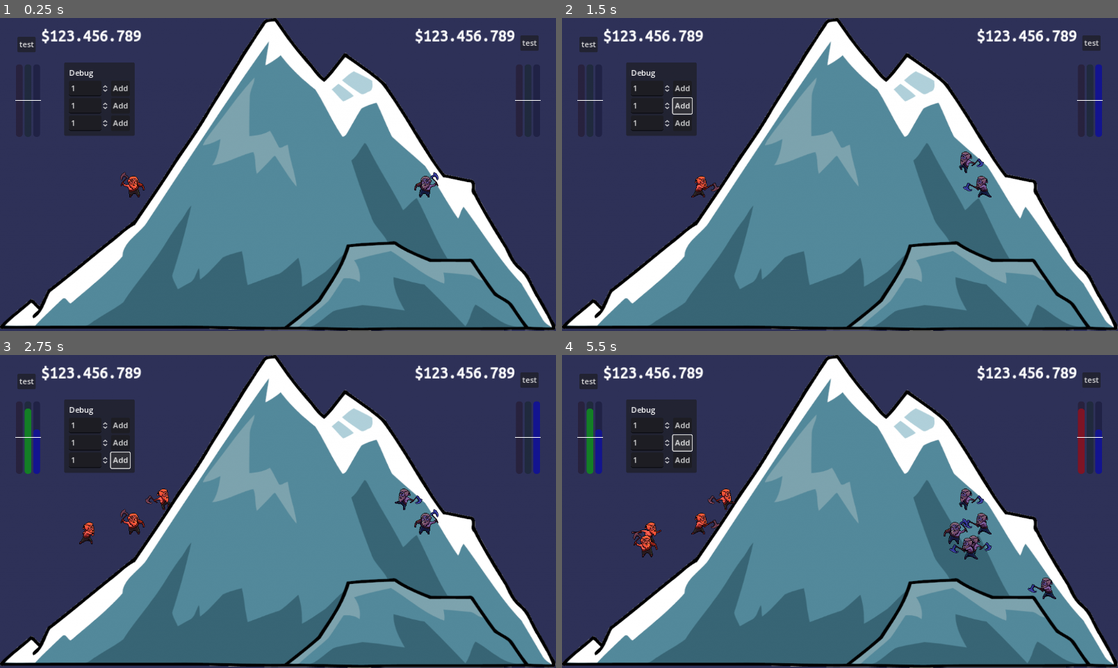
Above: before the commit, frames 1-4 (two rows, left to right).
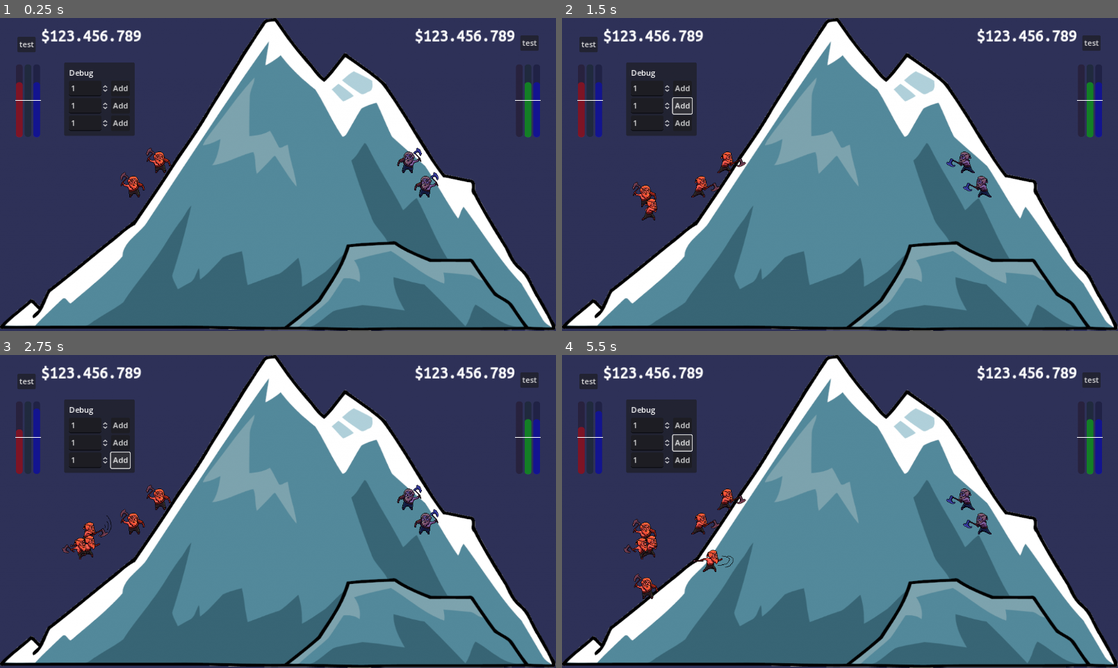
Above: after the commit, the same moments.

Repository: kwint/nfc-card-game
Game: Godot game, scene res://Scenes/Dashboard.tscn
Same seed, same stepped clock (60 frames per second), same inputs: the game is played once before the commit and once after it.
Inputs:
- Up to frame 1 (0.25 s): no input
- Up to frame 2 (1.5 s): click "Add" at 0.5 s; click "Add" at 1.25 s
- Up to frame 3 (2.75 s): click "Add" at 2 s
- Up to frame 4 (5.5 s): click "test" at 2.75 s; click "test" at 3.5 s; click "Add" at 4.25 s; click "Add" at 5 s

The runs differ from the first frame. In frame 1, 1.2% of the frame differs, in the area x 2-98%, y 20-50%; in frame 2, 1.3%; in frame 3, 1.5%; in frame 4, 2.7%, in the area x 2-98%, y 17-78%.

Commit message:
Improve game controller routing, add debug menu

Diff:
--- a/dashboard/Scenes/Dashboard.tscn
+++ b/dashboard/Scenes/Dashboard.tscn
@@ -1,11 +1,12 @@
-[gd_scene load_steps=8 format=3 uid="uid://ca1ddejybbu0g"]
+[gd_scene load_steps=9 format=3 uid="uid://ca1ddejybbu0g"]
 
 [ext_resource type="Texture2D" uid="uid://spx3oh7upq1v" path="res://Sprites/mountain.png" id="1_tusvk"]
 [ext_resource type="Script" path="res://Scripts/GameController.gd" id="1_y0gn5"]
 [ext_resource type="Theme" uid="uid://n2sj11gmuqmo" path="res://Themes/Money font.tres" id="2_1f4xi"]
 [ext_resource type="Script" path="res://Scripts/MinerGrid.gd" id="3_gpr4m"]
 [ext_resource type="PackedScene" uid="uid://c223vha4r3wq7" path="res://Scenes/Levels.tscn" id="3_oc27c"]
-[ext_resource type="Script" path="res://Scripts/DebugPanel.gd" id="5_c15vj"]
+[ext_resource type="Script" path="res://Scripts/Debug/Panel.gd" id="5_c15vj"]
+[ext_resource type="Script" path="res://Scripts/Debug/AddMiners.gd" id="6_gq5dx"]
 
 [sub_resource type="StyleBoxTexture" id="StyleBoxTexture_w6uij"]
 
@@ -133,44 +134,46 @@
 theme_override_constants/margin_right = 10
 theme_override_constants/margin_bottom = 10
 
-[node name="VSplitContainer" type="GridContainer" parent="Viewport/DebugPanel/MarginContainer"]
+[node name="AddMiners" type="GridContainer" parent="Viewport/DebugPanel/MarginContainer" node_paths=PackedStringArray("game_controller")]
 layout_mode = 2
 columns = 2
-
-[node name="Label" type="Label" parent="Viewport/DebugPanel/MarginContainer/VSplitContainer"]
+script = ExtResource("6_gq5dx")
+game_controller = NodePath("../../../../GameController")
+
+[node name="Label" type="Label" parent="Viewport/DebugPanel/MarginContainer/AddMiners"]
 layout_mode = 2
 text = "Debug"
 
-[node name="Control" type="Control" parent="Viewport/DebugPanel/MarginContainer/VSplitContainer"]
-layout_mode = 2
-
-[node name="SpinBox" type="SpinBox" parent="Viewport/DebugPanel/MarginContainer/VSplitContainer"]
+[node name="Control" type="Control" parent="Viewport/DebugPanel/MarginContainer/AddMiners"]
+layout_mode = 2
+
+[node name="SpinBox1" type="SpinBox" parent="Viewport/DebugPanel/MarginContainer/AddMiners"]
 layout_mode = 2
 min_value = 1.0
 value = 1.0
 allow_greater = true
 
-[node name="Button" type="Button" parent="Viewport/DebugPanel/MarginContainer/VSplitContainer"]
+[node name="Button1" type="Button" parent="Viewport/DebugPanel/MarginContainer/AddMiners"]
 layout_mode = 2
 text = "Add"
 
-[node name="SpinBox2" type="SpinBox" parent="Viewport/DebugPanel/MarginContainer/VSplitContainer"]
+[node name="SpinBox2" type="SpinBox" parent="Viewport/DebugPanel/MarginContainer/AddMiners"]
 layout_mode = 2
 min_value = 1.0
 value = 1.0
 allow_greater = true
 
-[node name="Button2" type="Button" parent="Viewport/DebugPanel/MarginContainer/VSplitContainer"]
+[node name="Button2" type="Button" parent="Viewport/DebugPanel/MarginContainer/AddMiners"]
 layout_mode = 2
 text = "Add"
 
-[node name="SpinBox3" type="SpinBox" parent="Viewport/DebugPanel/MarginContainer/VSplitContainer"]
+[node name="SpinBox3" type="SpinBox" parent="Viewport/DebugPanel/MarginContainer/AddMiners"]
 layout_mode = 2
 min_value = 1.0
 value = 1.0
 allow_greater = true
 
-[node name="Button3" type="Button" parent="Viewport/DebugPanel/MarginContainer/VSplitContainer"]
+[node name="Button3" type="Button" parent="Viewport/DebugPanel/MarginContainer/AddMiners"]
 layout_mode = 2
 text = "Add"
 
@@ -206,8 +209,5 @@
 grow_horizontal = 0
 text = "test"
 
-[connection signal="value_changed" from="Viewport/DebugPanel/MarginContainer/VSplitContainer/SpinBox" to="Viewport/LevelsLeft" method="update_value1"]
-[connection signal="value_changed" from="Viewport/DebugPanel/MarginContainer/VSplitContainer/SpinBox2" to="Viewport/LevelsLeft" method="update_value2"]
-[connection signal="value_changed" from="Viewport/DebugPanel/MarginContainer/VSplitContainer/SpinBox3" to="Viewport/LevelsLeft" method="update_value3"]
 [connection signal="pressed" from="TestButtonLeft" to="MinersLeft" method="add_miner"]
 [connection signal="pressed" from="TestButtonRight" to="MinersRight" method="add_miner"]
--- /dev/null
+++ b/dashboard/Scripts/Debug/AddMiners.gd
@@ -0,0 +1,24 @@
+extends GridContainer
+
+@export var game_controller: Node;
+
+# Called when the node enters the scene tree for the first time.
+func _ready():
+	$Button1.connect("pressed", add1);
+	$Button2.connect("pressed", add2);
+	$Button3.connect("pressed", add3);
+
+
+func add1():
+	for i in range($SpinBox1.value):
+		game_controller.add_miner(true, Global.MinerType.MINER1);
+
+
+func add2():
+	for i in range($SpinBox2.value):
+		game_controller.add_miner(true, Global.MinerType.MINER2);
+
+
+func add3():
+	for i in range($SpinBox3.value):
+		game_controller.add_miner(true, Global.MinerType.MINER3);
--- a/dashboard/Scripts/GameController.gd
+++ b/dashboard/Scripts/GameController.gd
@@ -10,26 +10,17 @@
   $"../Viewport/LevelsRight",
 ];
 
-# Called when the node enters the scene tree for the first time.
+
 func _ready():
-	pass # Replace with function body.
+	# Spawn random set of miners on start in debug builds
+	if OS.has_feature("debug"):
+		for i in range(1 + randi() % 4):
+			self.add_miner.call_deferred(true, Global.MinerType.MINER1);
+		for i in range(1 + randi() % 4):
+			self.add_miner.call_deferred(false, Global.MinerType.MINER1);
 
 
-# Called every frame. 'delta' is the elapsed time since the previous frame.
-func _process(delta):
-	if randi() % 40 == 0:
-		var i = randi() % 2;
-
-		var miner_type;
-		match randi() % 3:
-			0:
-				miner_type = Global.MinerType.MINER1;
-				self.levels[i].update_value1(self.mines[i].count() + 1);
-			1:
-				miner_type = Global.MinerType.MINER2;
-				self.levels[i].update_value2(self.mines[i].count() + 1);
-			_:
-				miner_type = Global.MinerType.MINER3;
-				self.levels[i].update_value3(self.mines[i].count() + 1);
-
-		self.mines[i].add_miner(miner_type);
+func add_miner(left: bool, miner_type: Global.MinerType):
+	var i = 0 if left else 1;
+	self.mines[i].add(miner_type);
+	self.levels[i].add(miner_type);
--- a/dashboard/Scripts/Global.gd
+++ b/dashboard/Scripts/Global.gd
@@ -1,3 +1,15 @@
 class_name Global
 
 enum MinerType { MINER1, MINER2, MINER3 };
+
+
+static func miner_type_index(type: MinerType):
+	match randi() % 3:
+		MinerType.MINER1:
+			return 0;
+		MinerType.MINER2:
+			return 1;
+		MinerType.MINER3:
+			return 2;
+		_:
+			assert(false, "unknown miner type");
--- a/dashboard/Scripts/Levels.gd
+++ b/dashboard/Scripts/Levels.gd
@@ -2,9 +2,11 @@
 
 const ORIGIN: float = 0.5;
 
-@export var value1: float = 0.0;
-@export var value2: float = 0.0;
-@export var value3: float = 0.0;
+@export var values = [
+	0,
+	0,
+	0,
+];
 
 @onready var levels = [
 	$Level1,
@@ -18,11 +20,7 @@
 
 
 func update_levels():
-	var values = [
-		self.value1,
-		self.value2,
-		self.value3,
-	];
+	var values = self.values.map(func(n): return float(n));
 	var avg = values.reduce(func(a, b): return a + b) / 3.0;
 	var deltas = values.map(func(n): return n - avg);
 	var delta_max = deltas.max();
@@ -37,16 +35,7 @@
 		self.levels[i].value = ORIGIN + offsets[i] / 2.0;
 
 
-func update_value1(value):
-	self.value1 = value;
+func add(type: Global.MinerType):
+	var i = Global.miner_type_index(type);
+	self.values[i] += 1;
 	self.update_levels();
-
-
-func update_value2(value):
-	self.value2 = value;
-	self.update_levels();
-
-
-func update_value3(value):
-	self.value3 = value;
-	self.update_levels();
--- a/dashboard/Scripts/MinerGrid.gd
+++ b/dashboard/Scripts/MinerGrid.gd
@@ -13,14 +13,12 @@
 func _ready():
 	get_viewport().connect("size_changed", reposition_miners, CONNECT_DEFERRED);
 
-	self.add_miner.call_deferred()
-
 
 func _process(_delta):
 	pass
 
 
-func add_miner(type: Global.MinerType = Global.MinerType.MINER1):
+func add(type: Global.MinerType = Global.MinerType.MINER1):
 	var miner = MINER_PREFAB.instantiate();
 	miner.position = self.get_miner_position(self.miners.size());
 
Renamed: dashboard/Scripts/DebugPanel.gd -> dashboard/Scripts/Debug/Panel.gd
